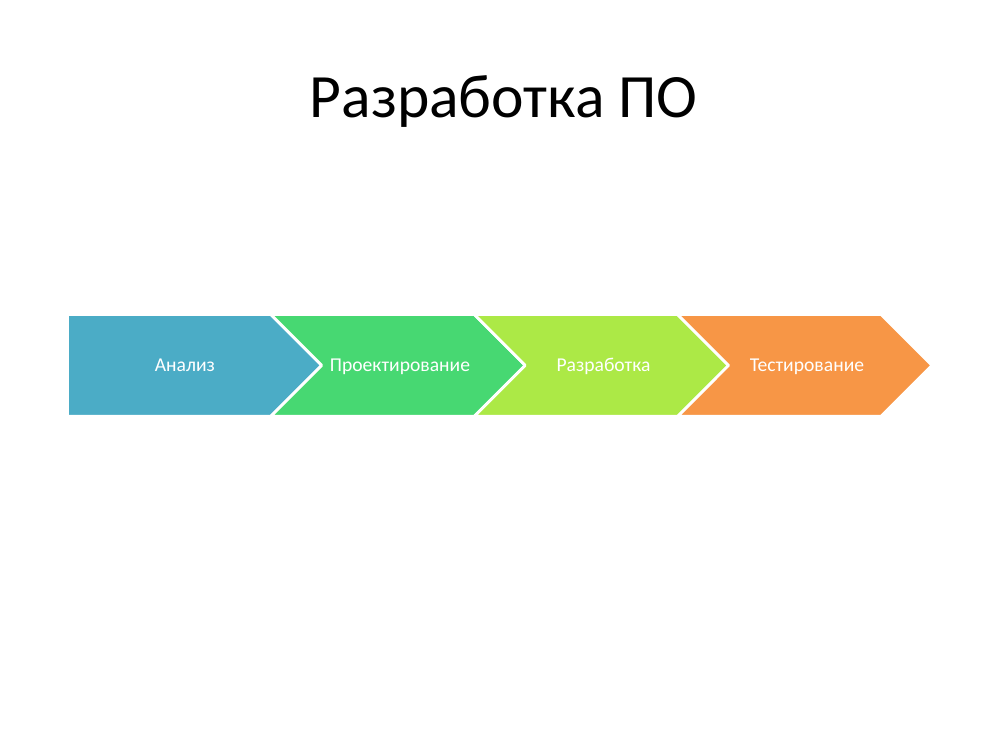
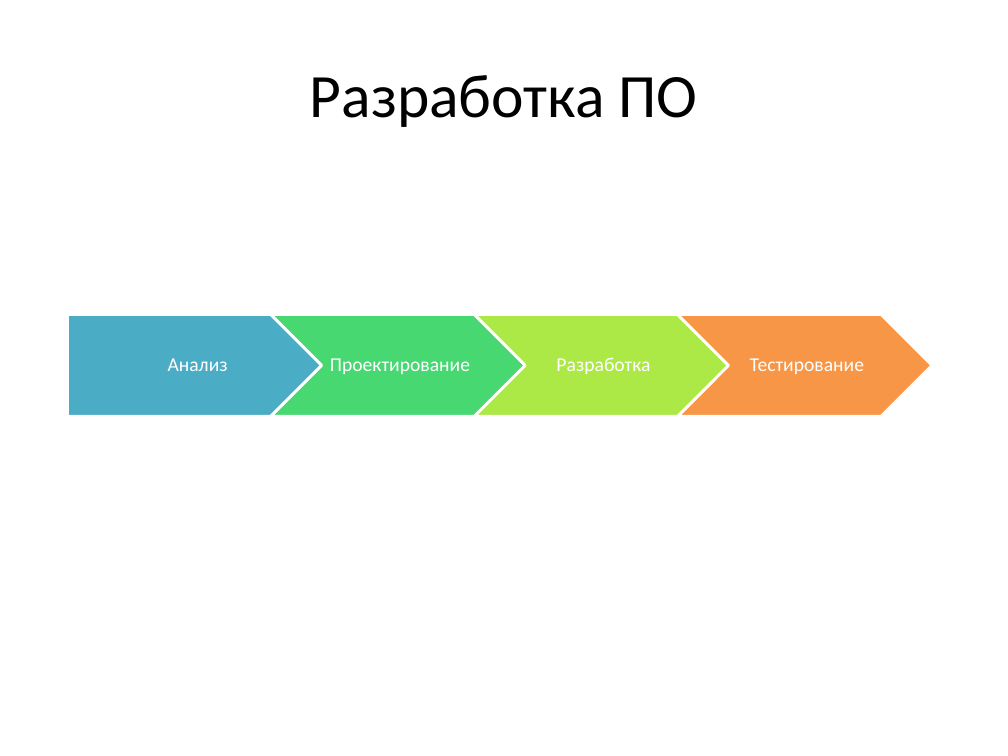
Before and after one commit to russov/cpp_craft_1013, a slide deck: slide 3 of lections/cpp_craft_lec_8_pre.pptx. Drawn at 1008x756 pixels with LibreOffice and Linux fonts; fonts in the diff are those of the drawing. Boxes give left, top, right and bottom in pixels: in the first picture for what was removed or moved away, otherwise in the second. Text is boxed around its words. In the diff, an @@ line names an element or a change of style, - is before the commit and + after.

```diff
--- a/lections/cpp_craft_lec_8_pre.pptx
+++ b/lections/cpp_craft_lec_8_pre.pptx
@@ text "Анализ": place and size @@
-text "Анализ" at <box>155,358,215,371</box>
+text "Анализ" at <box>168,358,228,371</box>
```
Also in this commit, not shown: 1 other slide changed.
